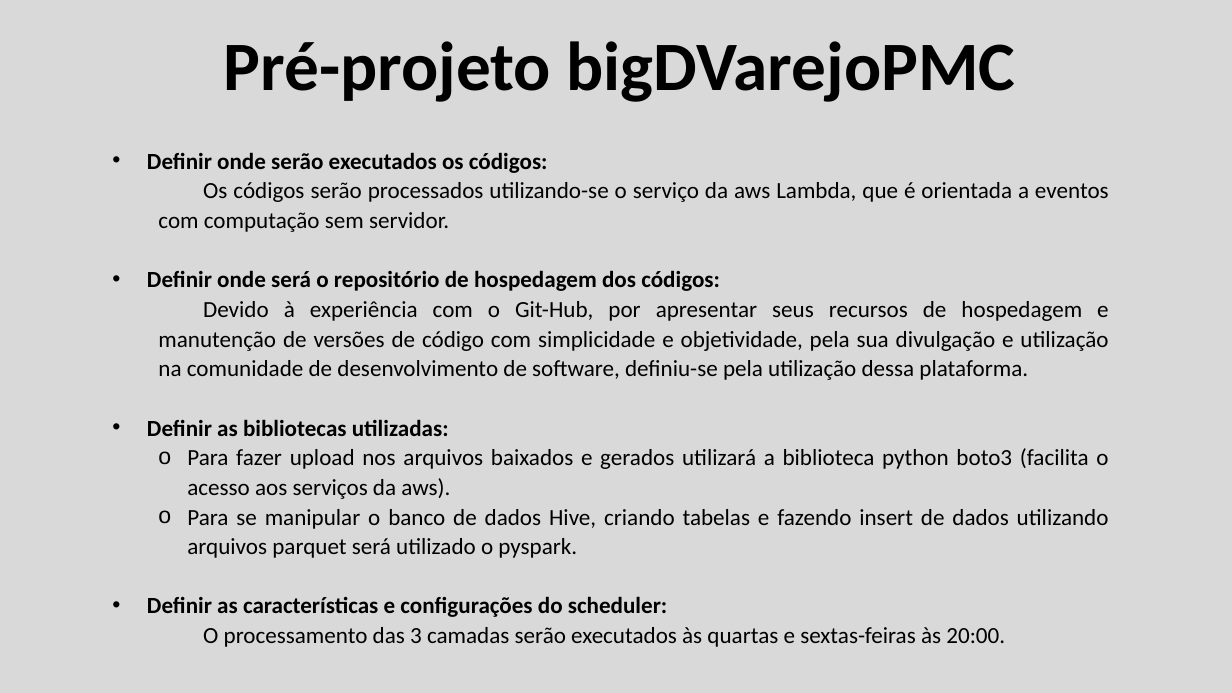
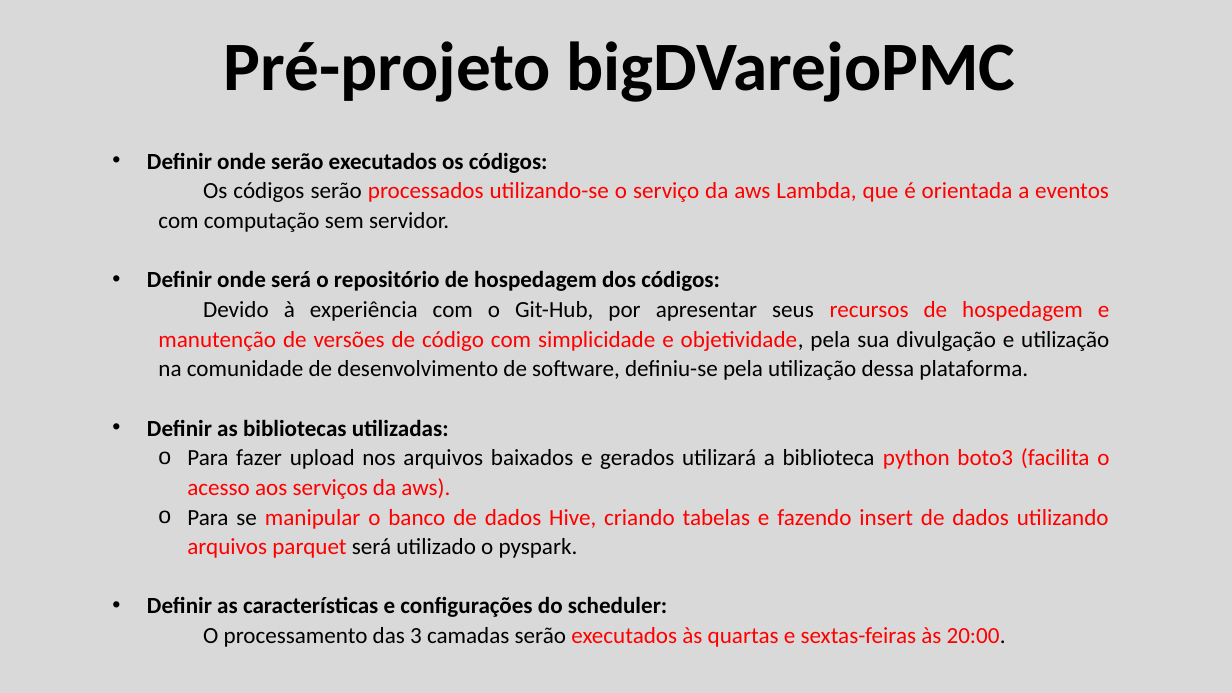
Before and after one commit to jairobernardesjunior/egd-bigDVarejo_PMCproject_, a slide deck: slide 5 of Pré-projeto bigDVarejoPMC.pptx. Drawn at 1232x693 pixels with LibreOffice and Linux fonts; fonts in the diff are those of the drawing. Boxes give left, top, right and bottom in pixels: in the first picture for what was removed or moved away, otherwise in the second. Text is boxed around its words. In the diff, an @@ line names an element or a change of style, - is before the commit and + after.

```diff
--- a/Pré-projeto bigDVarejoPMC.pptx
+++ b/Pré-projeto bigDVarejoPMC.pptx
@@ text at [158, 182, 1109, 647]: text colour #000000 to #FF0000 in "processados utilizando-se o serviço da aws Lambda, ...", "recursos de hospedagem e manutenção de versões ...", "python boto3 (facilita o acesso aos serviços ...", "manipular o banco de dados Hive, criando ..." and 1 more places @@
```
Also in this commit, not shown: 4 other slides changed.
